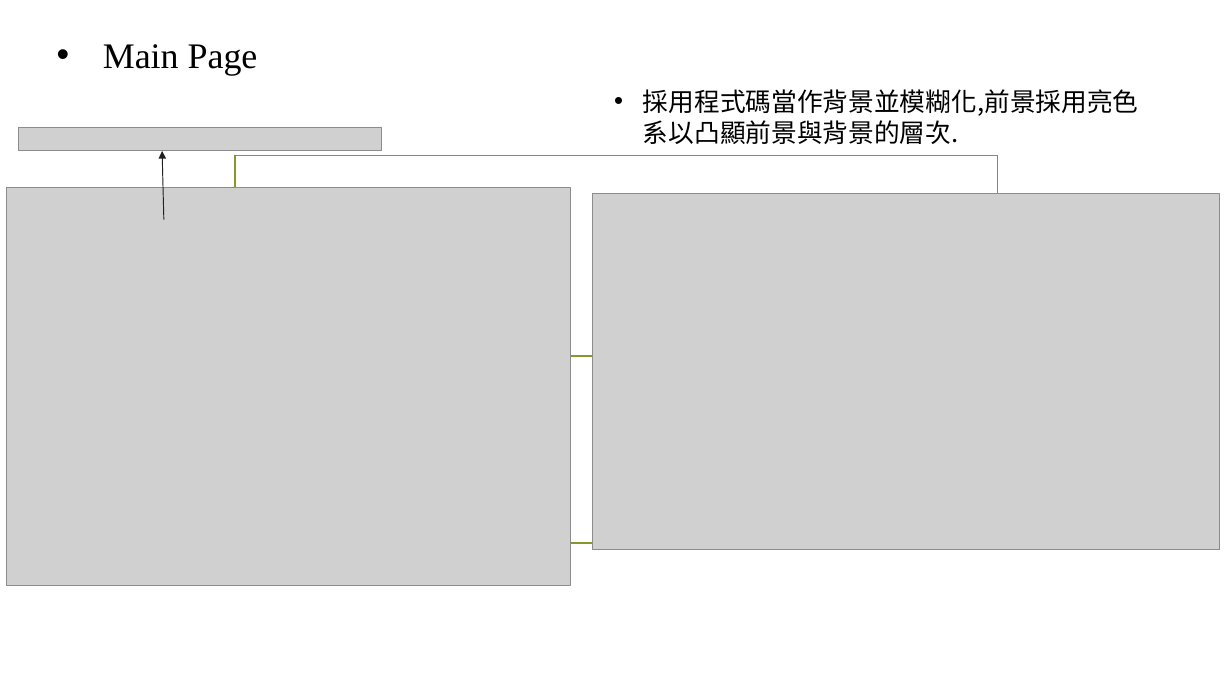
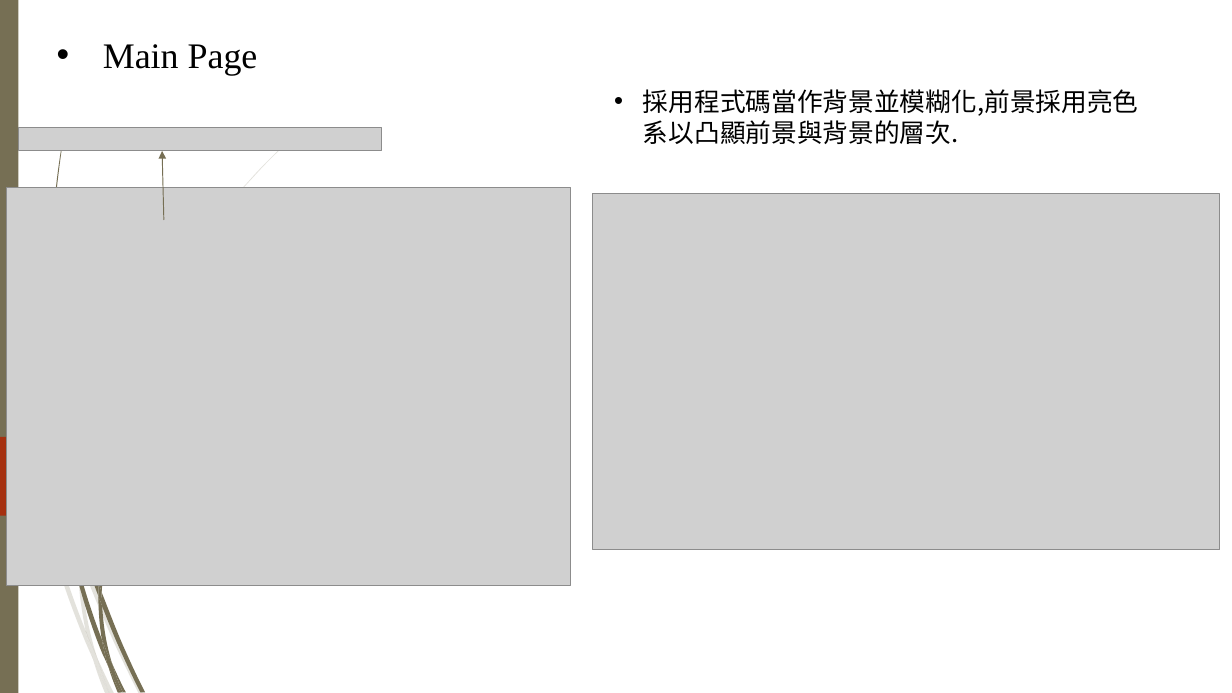
Before and after one commit to DreamingTraveler/WebCourse-MidtermProject, a slide deck: slide 7 of Midterm project.pptx (slide 2 before the commit). Drawn at 1232x693 pixels with LibreOffice and Linux fonts; fonts in the diff are those of the drawing; grey boxes stand for pictures; background and template pictures are left out. Boxes give left, top, right and bottom in pixels: in the first picture for what was removed or moved away, otherwise in the second. Text is boxed around its words. In the diff, an @@ line names an element or a change of style, - is before the commit and + after.

```diff
--- a/Midterm project.pptx
+++ b/Midterm project.pptx
@@ rectangle added at <box>0,0,18,693</box>, fill #766F54 @@
@@ arrow (164, 220) - (162, 151): stroke #212121 0.75 pt to #766F54 0.75 pt @@
@@ rectangle removed at <box>236,156,998,543</box> @@
@@ line removed from (272, 356) to (961, 356) @@
@@ freeform shape added at <box>0,437,177,516</box>, fill #A53010 @@
@@ group added at <box>0,141,288,693</box>: 8 freeform shapes @@
@@ group added at <box>3,0,240,693</box>: 11 freeform shapes @@
```
Also in this commit, not shown: 2 other slides changed, 5 slides added.
